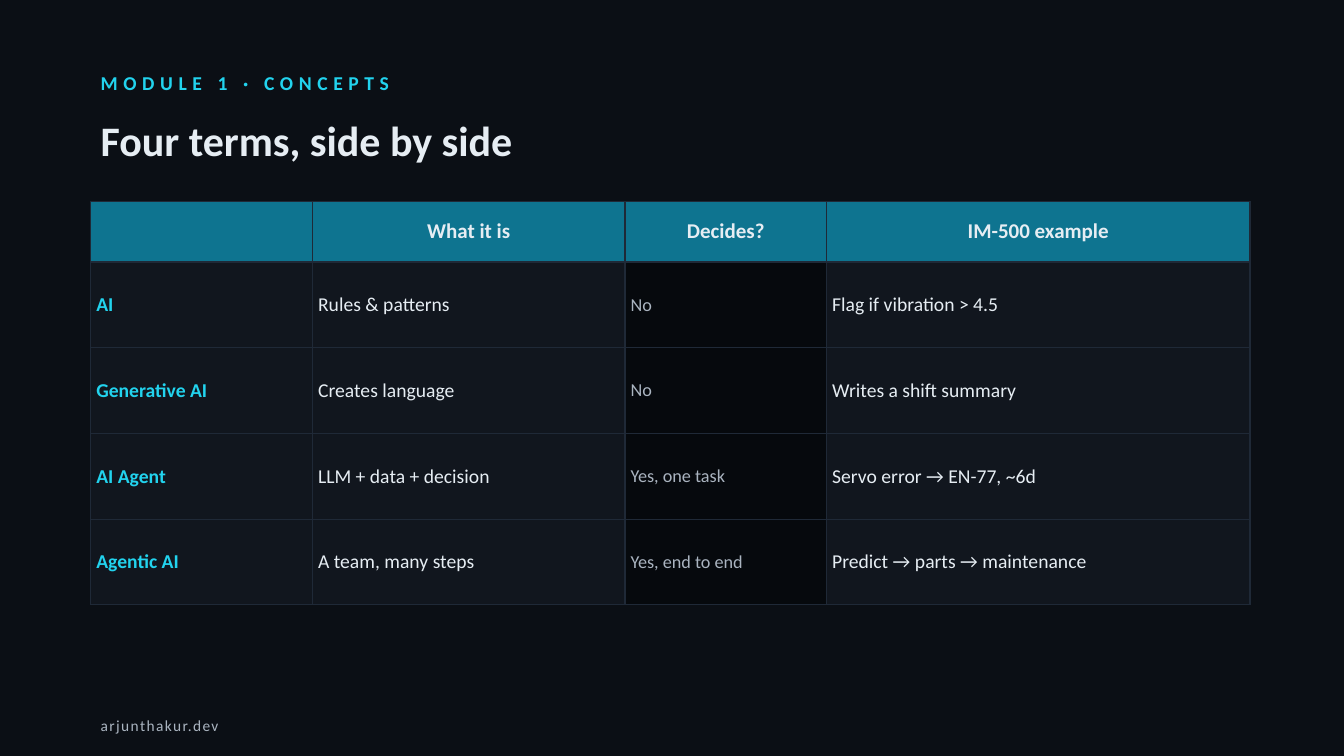
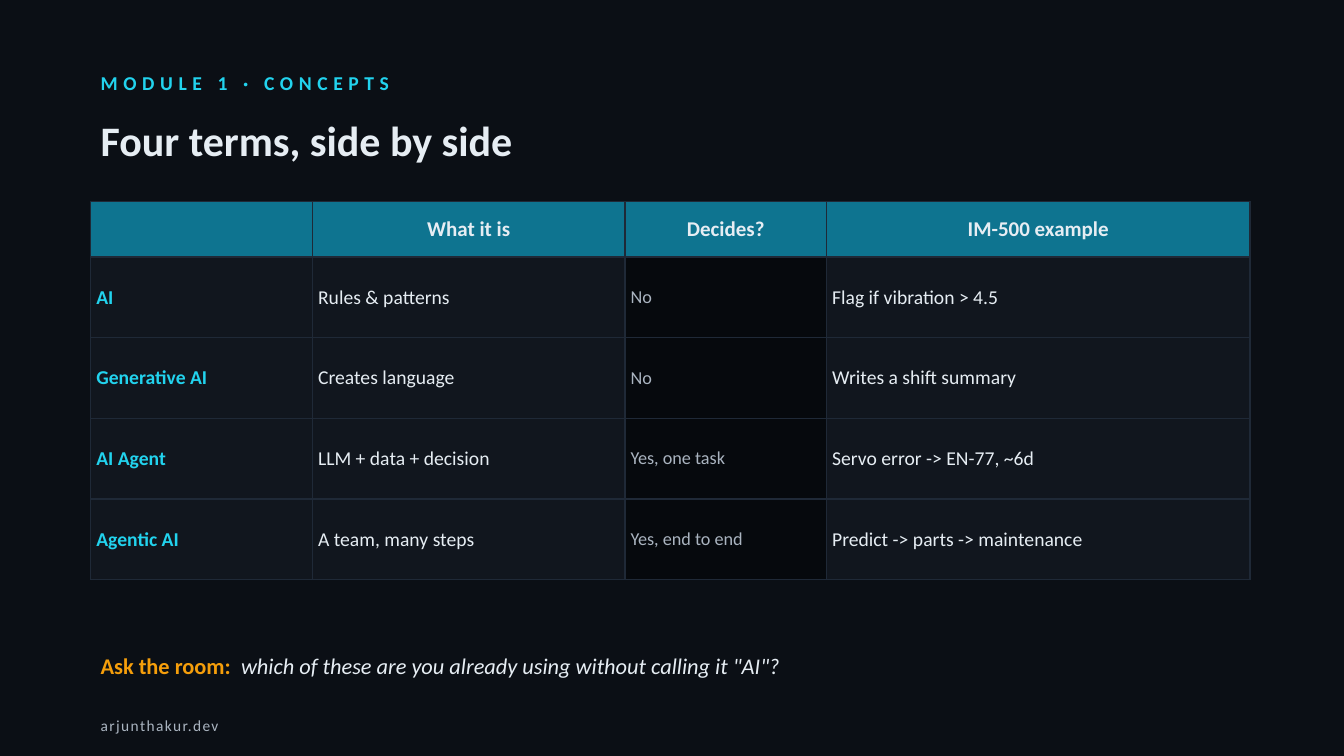
Before and after one commit to thakurarjun247/lgelectronics, a slide deck: slide 9 of LG-AI-Training-4hr.pptx (slide 8 before the commit). Drawn at 1344x756 pixels with LibreOffice and Linux fonts; fonts in the diff are those of the drawing. Boxes give left, top, right and bottom in pixels: in the first picture for what was removed or moved away, otherwise in the second. Text is boxed around its words. In the diff, an @@ line names an element or a change of style, - is before the commit and + after.

```diff
--- a/LG-AI-Training-4hr.pptx
+++ b/LG-AI-Training-4hr.pptx
@@ table at [91,202,1250,554] @@
-row 4, column 4: Servo error → EN-77, ~6d
+row 4, column 4: Servo error -> EN-77, ~6d
-row 5, column 4: Predict → parts → maintenance
+row 5, column 4: Predict -> parts -> maintenance
@@ text added at [101,658,780,678], 16 pt, text #E6EDF3, italic @@
+Ask the room: which of these are you already using without calling it "AI"?
```
Also in this commit, not shown: 25 other slides changed, 2 slides added, 1 slide removed, 2 other files.
